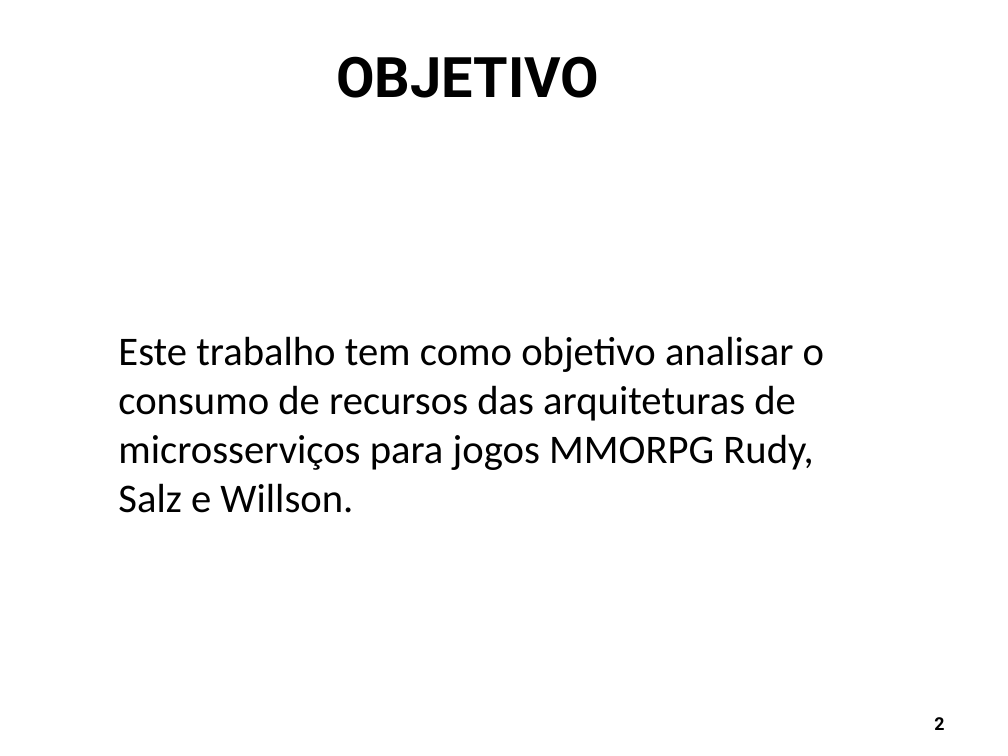
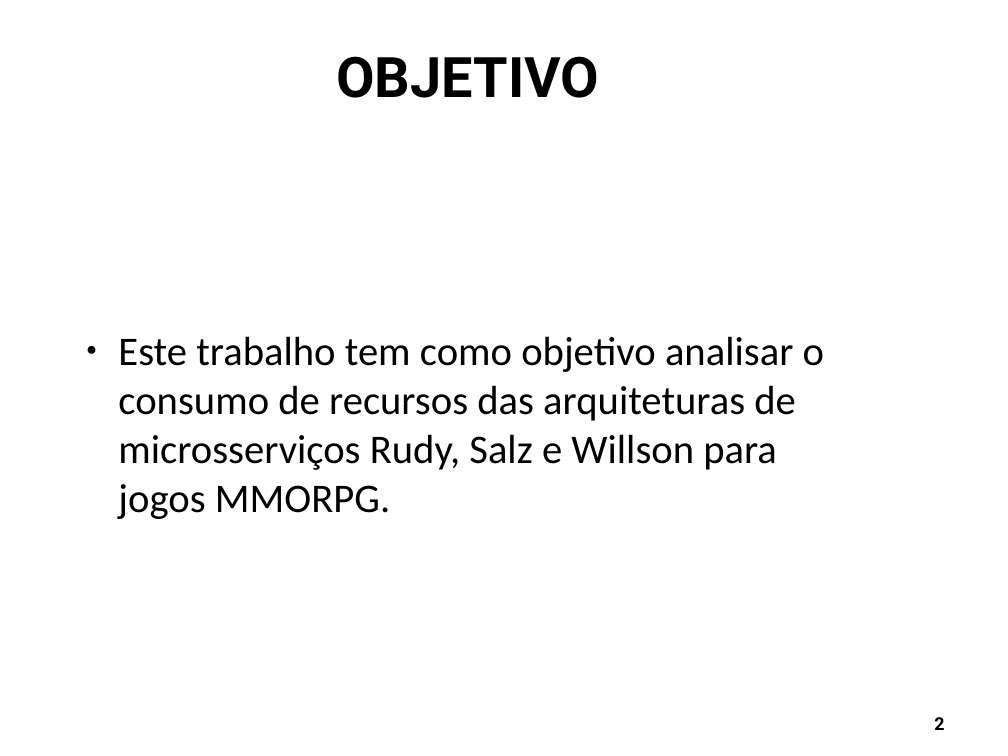
Before and after one commit to Schweigert/TCC, a slide deck: slide 2 of tcc/Apresentacao/apresentacao_tcc1.odp. Drawn at 1008x756 pixels with LibreOffice and Linux fonts; fonts in the diff are those of the drawing; background and template pictures are left out. Boxes give left, top, right and bottom in pixels: in the first picture for what was removed or moved away, otherwise in the second. Text is boxed around its words. In the diff, an @@ line names an element or a change of style, - is before the commit and + after.

```diff
--- a/tcc/Apresentacao/apresentacao_tcc1.odp
+++ b/tcc/Apresentacao/apresentacao_tcc1.odp
@@ text at box(118, 336, 824, 519): text changed @@
-Este trabalho tem como objetivo analisar o consumo de recursos das arquiteturas de microsserviços para jogos MMORPG Rudy, Salz e Willson.
+● Este trabalho tem como objetivo analisar o consumo de recursos das arquiteturas de microsserviços Rudy, Salz e Willson para jogos MMORPG.
```
Also in this commit, not shown: 17 other slides changed, 3 slides removed, 4 other files.
